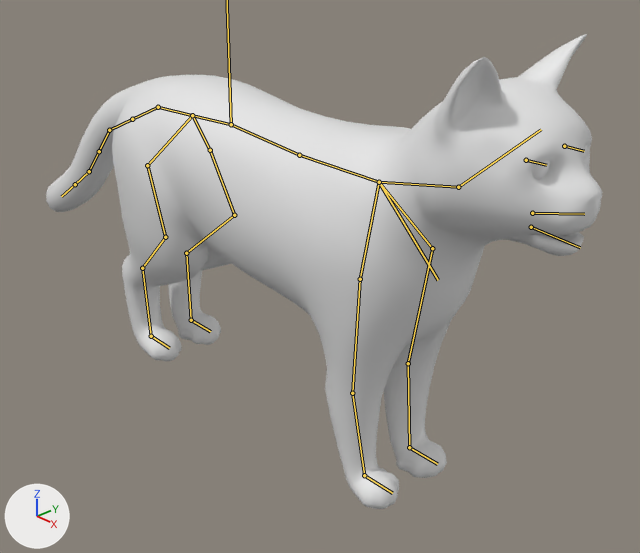
The Blender file blend/Cat/Cat.blend as it was, and as the next commit left it.
Camera for both pictures: a 50 mm camera at (0.538, -0.445, 0.458) aimed at (0.009, 0.054, 0.116). Every picture has the same lights, and +X, +Y and +Z are marked at lower left. The bones that bend it are drawn over the model as lines.

In view in the first picture: 'Cat_low', 'Eye.L', 'Eye.R'.
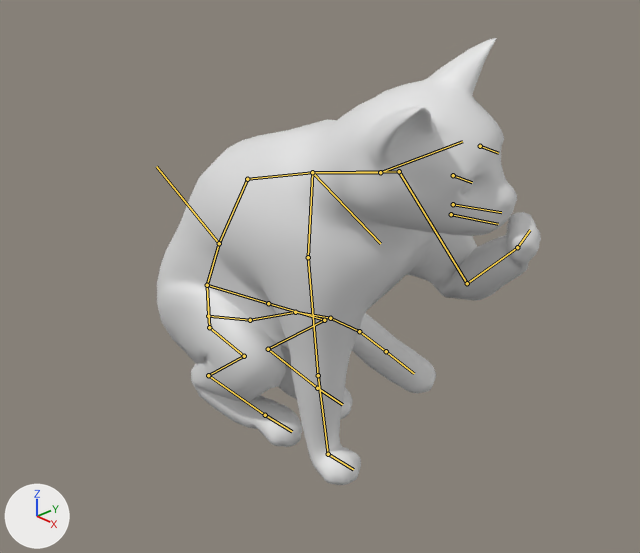
The newer file adds an action. The first version stands in its rest pose; the second is drawn at frame 99 of the action 'Cat_paw_interacting'.

What the commit changed:
Bone 'Main' (bone_main) moves from (0.0, 0.0, 0.0) to (-0.001, -0.116, 0.025).
Bone 'Main' (bone_main) turns from (0, 0, 0) to (63, 0, 0) degrees about its own x, y and z.
Bone 'Tail01' (bone_tail01) turns from (0, 0, 0) to (3, -7, -16) degrees about its own x, y and z.
Bone 'Tail02' (bone_tail02) turns from (0, 0, 0) to (-6, 9, -53) degrees about its own x, y and z.
Bone 'Tail03' (bone_tail03) turns from (0, 0, 0) to (-10, -3, -25) degrees about its own x, y and z.
Bone 'Tail04' (bone_tail04) turns from (0, 0, 0) to (-16, 1, -1) degrees about its own x, y and z.
Bone 'Tail05' (bone_tail05) turns from (0, 0, 0) to (-21, 1, -2) degrees about its own x, y and z.
Bone 'Tail06' (bone_tail06) turns from (0, 0, 0) to (-28, 1, -3) degrees about its own x, y and z.
Bone 'BackClavice.R' (bone_backclavice_r) turns from (0, 0, 0) to (-19, 18, -35) degrees about its own x, y and z.
Bone 'BackUpperPaw01.R' (bone_backupperpaw01_r) turns from (0, 0, 0) to (-5, -16, 37) degrees about its own x, y and z.
Bone 'BackUpperPaw02.R' (bone_backupperpaw02_r) turns from (0, 0, 0) to (29, -9, 62) degrees about its own x, y and z.
Bone 'BackForePaw.R' (bone_backforepaw_r) turns from (0, 0, 0) to (10, 9, -86) degrees about its own x, y and z.
Bone 'BackPaw.R' (bone_backpaw_r) turns from (0, 0, 0) to (85, 0, 0) degrees about its own x, y and z.
Bone 'BackClavice.L' (bone_backclavice_l) turns from (0, 0, 0) to (-19, -18, 35) degrees about its own x, y and z.
Bone 'BackUpperPaw01.L' (bone_backupperpaw01_l) turns from (0, 0, 0) to (-5, 16, -37) degrees about its own x, y and z.
Bone 'BackUpperPaw02.L' (bone_backupperpaw02_l) turns from (0, 0, 0) to (29, 9, -62) degrees about its own x, y and z.
Bone 'BackForePaw.L' (bone_backforepaw_l) turns from (0, 0, 0) to (10, -9, 86) degrees about its own x, y and z.
Bone 'BackPaw.L' (bone_backpaw_l) turns from (0, 0, 0) to (85, 0, 0) degrees about its own x, y and z.
Bone 'Spine02' (bone_spine02) turns from (0, 0, 0) to (-45, 0, 0) degrees about its own x, y and z.
Bone 'FrontUpperPaw.R' (bone_frontupperpaw_r) moves from (0.0, 0.0, 0.0) to (0.003, 0.004, 0.0).
Bone 'FrontUpperPaw.R' (bone_frontupperpaw_r) turns from (0, 0, 0) to (0, 1, -9) degrees about its own x, y and z.
Bone 'FrontForePaw.R' (bone_frontforepaw_r) turns from (0, 0, 0) to (0, 1, -11) degrees about its own x, y and z.
Bone 'FrontPaw.R' (bone_frontpaw_r) turns from (0, 0, 0) to (5, 0, 0) degrees about its own x, y and z.
Bone 'FrontClavice.L' (bone_frontclavice_l) turns from (0, 0, 0) to (43, 21, 15) degrees about its own x, y and z.
Bone 'FrontUpperPaw.L' (bone_frontupperpaw_l) moves from (0.0, 0.0, 0.0) to (0.003, -0.004, -0.001).
Bone 'FrontUpperPaw.L' (bone_frontupperpaw_l) turns from (0, 0, 0) to (-33, -34, -29) degrees about its own x, y and z.
Bone 'FrontForePaw.L' (bone_frontforepaw_l) turns from (0, 0, 0) to (-85, -74, 10) degrees about its own x, y and z.
Bone 'FrontPaw.L' (bone_frontpaw_l) turns from (0, 0, 0) to (-102, -5, 48) degrees about its own x, y and z.
Bone 'Neck' (bone_neck) turns from (0, 0, 0) to (-16, 7, -1) degrees about its own x, y and z.
Bone 'Head' (bone_head) turns from (0, 0, 0) to (-15, 13, 1) degrees about its own x, y and z.
Bone 'Lower_Jaw' (bone_lower_jaw) turns from (0, 0, 0) to (18, 0, 0) degrees about its own x, y and z.

Changed parts and their boxes (x1, y1, x2, y2) in the pictures (640 x 553 px):
'Cat_low', posed (31% narrower)
    before: (46, 34, 602, 509)
    after: (157, 38, 541, 485)
'Eye.R', posed
    before: (531, 160, 550, 179)
    after: (460, 179, 474, 194)
'Eye.L', posed (not visible afterwards)
    before: (583, 144, 588, 159)
bone 'Tail01', root to tip
    before: (192, 115) to (158, 107)
    after: (207, 285) to (208, 316)
bone 'Tail02', root to tip
    before: (158, 107) to (132, 119)
    after: (208, 316) to (250, 320)
bone 'Tail03', root to tip
    before: (132, 119) to (109, 130)
    after: (250, 320) to (295, 312)
bone 'Tail04', root to tip
    before: (109, 130) to (99, 151)
    after: (295, 312) to (330, 318)
bone 'Tail05', root to tip
    before: (99, 151) to (89, 171)
    after: (330, 318) to (359, 331)
bone 'Tail06', root to tip
    before: (89, 171) to (75, 184)
    after: (359, 331) to (386, 351)
bone 'BackClavice.R', root to tip
    before: (192, 115) to (147, 165)
    after: (207, 285) to (209, 327)
bone 'BackUpperPaw01.R', root to tip
    before: (147, 165) to (165, 237)
    after: (209, 327) to (244, 356)
bone 'BackUpperPaw02.R', root to tip
    before: (165, 237) to (142, 268)
    after: (244, 356) to (208, 375)
bone 'BackForePaw.R', root to tip
    before: (142, 268) to (151, 336)
    after: (208, 375) to (265, 415)
bone 'BackPaw.R', root to tip
    before: (151, 336) to (169, 348)
    after: (265, 415) to (292, 431)
bone 'BackClavice.L', root to tip
    before: (192, 115) to (210, 150)
    after: (207, 285) to (268, 303)
bone 'BackUpperPaw01.L', root to tip
    before: (210, 150) to (234, 215)
    after: (268, 303) to (324, 320)
bone 'BackUpperPaw02.L', root to tip
    before: (234, 215) to (186, 253)
    after: (324, 320) to (268, 349)
bone 'BackForePaw.L', root to tip
    before: (186, 253) to (191, 320)
    after: (268, 349) to (317, 388)
bone 'BackPaw.L', root to tip
    before: (191, 320) to (210, 331)
    after: (317, 388) to (342, 404)
bone 'Spine02', root to tip
    before: (299, 155) to (379, 182)
    after: (247, 179) to (312, 172)
bone 'FrontUpperPaw.R', root to tip
    before: (360, 279) to (352, 393)
    after: (308, 257) to (318, 375)
bone 'FrontForePaw.R', root to tip
    before: (352, 393) to (364, 475)
    after: (318, 375) to (328, 454)
bone 'FrontPaw.R', root to tip
    before: (364, 475) to (392, 493)
    after: (328, 454) to (353, 469)
bone 'FrontClavice.L', root to tip
    before: (379, 182) to (432, 248)
    after: (312, 172) to (399, 171)
bone 'FrontUpperPaw.L', root to tip
    before: (432, 248) to (408, 363)
    after: (399, 171) to (467, 283)
bone 'FrontForePaw.L', root to tip
    before: (408, 363) to (409, 447)
    after: (467, 283) to (517, 247)
bone 'FrontPaw.L', root to tip
    before: (409, 447) to (437, 464)
    after: (517, 247) to (530, 230)
bone 'Neck', root to tip
    before: (379, 182) to (458, 187)
    after: (312, 172) to (380, 172)
bone 'Head', root to tip
    before: (458, 187) to (541, 129)
    after: (380, 172) to (462, 141)
bone 'Lower_Jaw', root to tip
    before: (531, 227) to (580, 247)
    after: (451, 214) to (498, 224)
